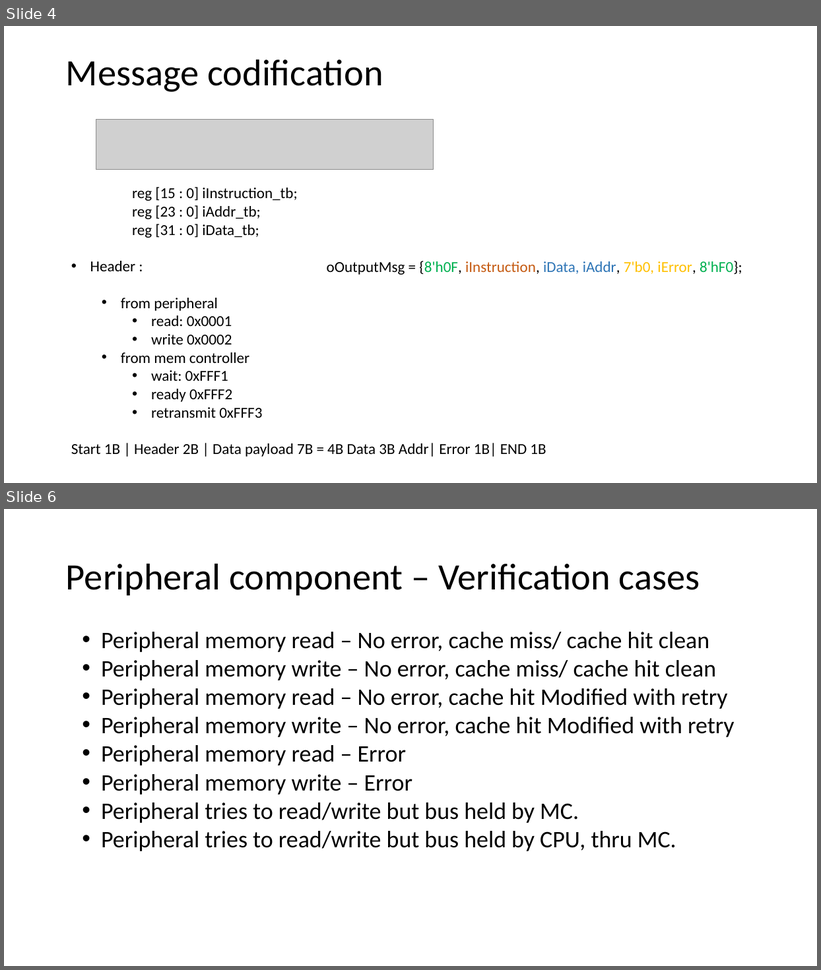
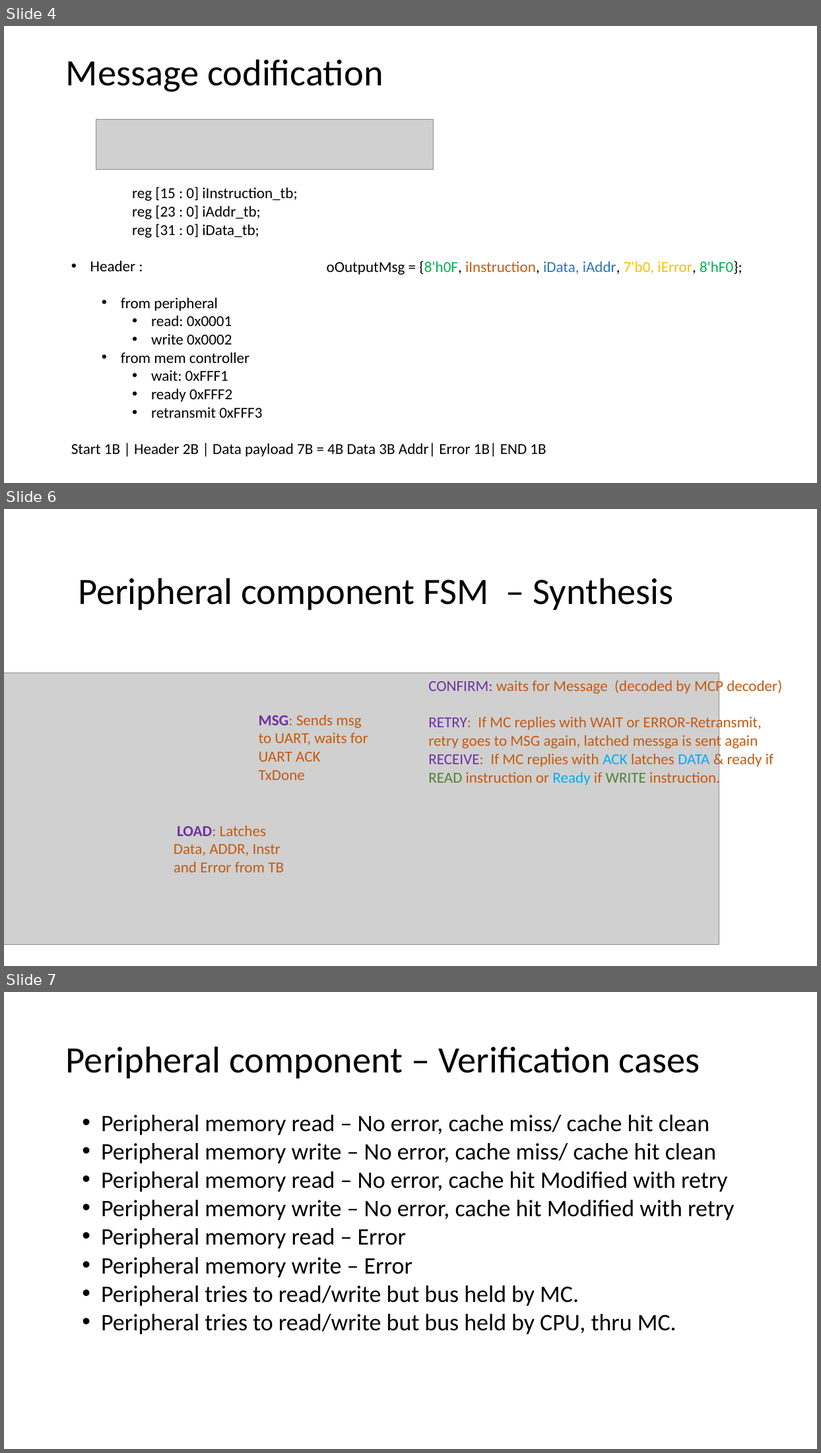
Before and after one commit to md710644/finalarquicompu, a slide deck: Diseno_final_arq.pptx. Shown one above the other, each under a label of ours: slides 4 and 6 before the commit, slides 4, 6 and 7 after it; the slides between them are not shown. The pictures are 821x970 and 821x1453 pixels, drawn with LibreOffice and Linux fonts; fonts in the diff are those of the drawing; grey boxes stand for pictures. Boxes give left, top, right and bottom in pixels: in the first picture for what was removed or moved away, otherwise in the second. Text is boxed around its words. In the diff, an @@ line names an element or a change of style, - is before the commit and + after.

```diff
--- a/Diseno_final_arq.pptx
+++ b/Diseno_final_arq.pptx
@@ slide 6 added at (4, 509, 817, 966), background #FFFFFF @@
@@ text added at (78, 578, 674, 610), 44 pt, text #000000 @@
+Peripheral component FSM – Synthesis
@@ picture added at (4, 673, 719, 945) @@
@@ text added at (428, 679, 782, 787), 18 pt, text #C55A11 @@
+CONFIRM: waits for Message (decoded by MCP decoder)
+RETRY: If MC replies with WAIT or ERROR-Retransmit, retry goes to MSG again, latched messga is sent again
+RECEIVE: If MC replies with ACK latches DATA & ready if READ instruction or Ready if WRITE instruction.
@@ text added at (259, 715, 368, 780), 18 pt, text #C55A11 @@
+MSG: Sends msg to UART, waits for UART ACK TxDone
@@ text added at (174, 826, 284, 873), 18 pt, text #C55A11 @@
+LOAD: Latches Data, ADDR, Instr and Error from TB
@@ what was slide 6 is now slide 7 @@
```
Also in this commit, not shown: 1 slide changed.
